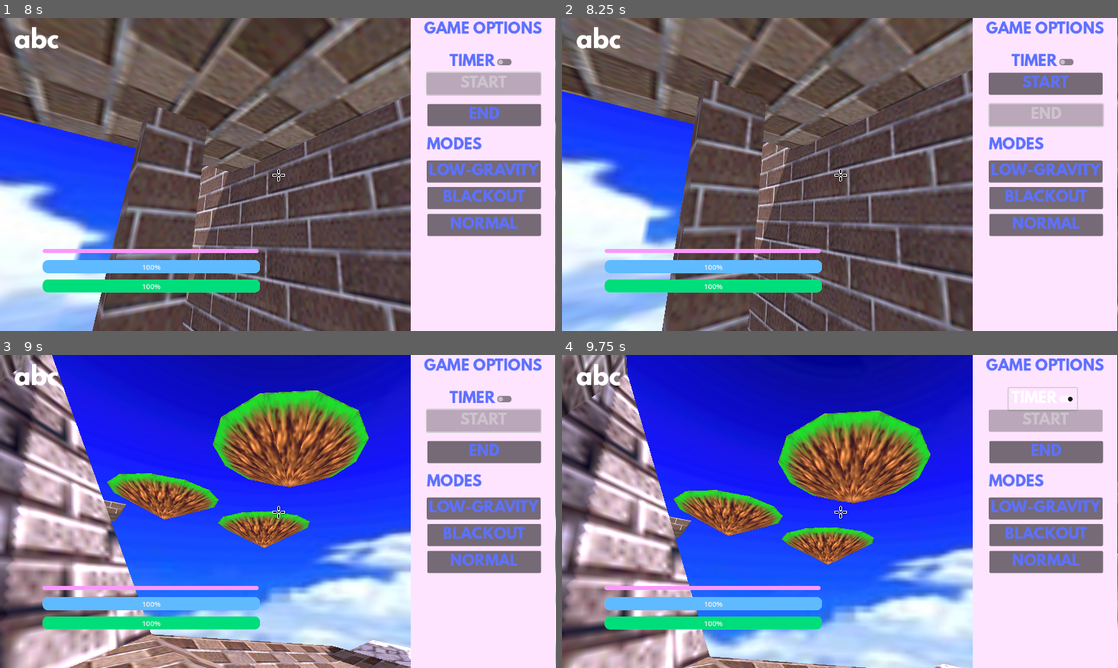
Above: before the commit, frames 1-4 (two rows, left to right).
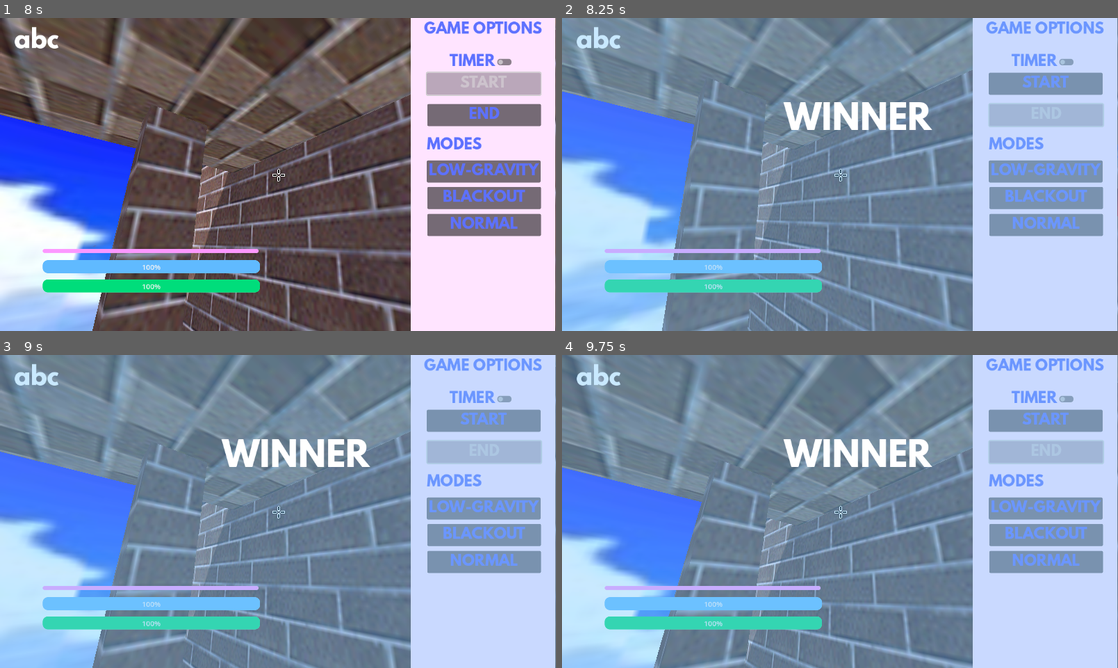
Above: after the commit, the same moments.

Repository: matousposp08/APCompSciGame
Game: Godot game, scene res://MULTIPLAYER STUFF DON'T TOUCH/AP GAME ONLY/scenes/world2.tscn
Two runs of this game, one before a commit and one after it. Both use one fixed random seed, a clock stepped at 60 frames per second and the inputs below.
Inputs (mouse positions are in pixels of both pictures, inside the frame that each line leads up to):
- Up to frame 1 (8 s): click (278, 205) at 0.52 s; type "Alex" at 0.6 s; click (278, 224) at 0.75 s; type "12" at 0.83 s; click "HOST" at 1.25 s; tap Enter (ui_accept) at 2 s; move the mouse to (305, 174) at 2.02 s; press the mouse at (305, 174) at 2.03 s; hold W (move_forward) 2.03-5.75 s; tap Space (move_jump) at 2.27, 3.02, 4.52, 5.27 s; move the mouse to (250, 174) at 2.77 s; release the mouse at (250, 174) at 2.78 s; tap F (build) at 2.85 s; click (250, 174) at 3.05 s; move the mouse to (289, 168) at 3.52 s; press the mouse at (289, 168) at 3.53 s; move the mouse to (272, 180) at 4.27 s; release the mouse at (272, 180) at 4.28 s; tap E (magic) at 4.35 s; click (272, 180) at 4.55 s; move the mouse to (316, 177) at 5.02 s; press the mouse at (316, 177) at 5.03 s; tap Q (melee) at 5.1 s; tap Backspace (options) at 5.65 s; release the mouse at (316, 177) at 5.75 s; click "NORMAL" at 5.75 s; click "NORMAL" at 6.5 s; click "START" at 7.25 s
- Up to frame 2 (8.25 s): click "END" at 8 s
- Up to frame 3 (9 s): click "START" at 8.75 s
- Up to frame 4 (9.75 s): click "TIMER" at 9.5 s

Frame 1 is identical in both runs. In frame 2, 95% of the frame differs, in the area x 0-100%, y 0-100%; in frame 3, 98%; in frame 4, 98%.

Commit message:
ui: work on timer

Diff:
--- a/MULTIPLAYER STUFF DON'T TOUCH/AP GAME ONLY/scenes/world2.tscn
+++ b/MULTIPLAYER STUFF DON'T TOUCH/AP GAME ONLY/scenes/world2.tscn
@@ -36,15 +36,12 @@
 properties/2/path = NodePath("Label:text")
 properties/2/spawn = true
 properties/2/replication_mode = 2
-
-[sub_resource type="LabelSettings" id="LabelSettings_4q7kv"]
-font = ExtResource("3_ik7bt")
-font_size = 50
+properties/3/path = NodePath("Timer:wait_time")
+properties/3/spawn = true
+properties/3/replication_mode = 1
 
 [node name="world2" type="Node"]
 script = ExtResource("1_x87ln")
-
-[node name="PMenu" parent="." instance=ExtResource("3_buys0")]
 
 [node name="CanvasLayer" type="CanvasLayer" parent="."]
 
@@ -147,21 +144,20 @@
 [node name="Whomps_Fortress" parent="." instance=ExtResource("6_eyog1")]
 transform = Transform3D(2, 0, 0, 0, 2, 0, 0, 0, 2, 0, -4.32739, 16.4185)
 
-[node name="Label" type="Label" parent="."]
-offset_left = 377.0
-offset_top = -309.0
-offset_right = 534.0
-offset_bottom = -246.0
-theme_override_fonts/font = ExtResource("3_ik7bt")
-theme_override_font_sizes/font_size = 50
-text = "abcde"
-label_settings = SubResource("LabelSettings_4q7kv")
-
 [node name="Timer" type="Timer" parent="."]
 one_shot = true
 
 [node name="results" parent="." instance=ExtResource("8_ua884")]
 visible = false
 
+[node name="PMenu" parent="." instance=ExtResource("3_buys0")]
+
+[node name="Label" type="Label" parent="."]
+offset_right = 40.0
+offset_bottom = 23.0
+theme_override_fonts/font = ExtResource("3_ik7bt")
+theme_override_font_sizes/font_size = 50
+
 [connection signal="pressed" from="CanvasLayer/MainMenu/MarginContainer/VBoxContainer/HostButton" to="." method="_on_host_button_pressed"]
 [connection signal="pressed" from="CanvasLayer/MainMenu/MarginContainer/VBoxContainer/JoinButton" to="." method="_on_join_button_pressed"]
+[connection signal="timeout" from="Timer" to="." method="_on_timer_timeout"]
--- a/MULTIPLAYER STUFF DON'T TOUCH/AP GAME ONLY/scripts/world2.gd
+++ b/MULTIPLAYER STUFF DON'T TOUCH/AP GAME ONLY/scripts/world2.gd
@@ -6,6 +6,7 @@
 var ps = 1
 var areas = {}
 var game = false
+var end = false
 var pause = false
 var grav =  9.8
 
@@ -29,7 +30,7 @@
 	game = true
 	if timer:
 		time = true
-		$Timer.wait_time = 120
+		$Timer.wait_time = 10
 		$Timer.start()
 	if mode == 0:
 		grav = 9.8
@@ -41,6 +42,7 @@
 		get_node(x).start()
 
 func game_end():
+	end = true
 	$results.visible = true
 	$results/AudioStreamPlayer.play()
 
@@ -145,3 +147,7 @@
 		"UPNP Port Mapping Failed! Error %s" % map_result)
 
 	print("Success! Join Address: %s" % upnp.query_external_address())
+
+
+func _on_timer_timeout():
+	game_end()
--- a/scenes/game_options.gd
+++ b/scenes/game_options.gd
@@ -39,6 +39,7 @@
 func _on_button_5_pressed():
 	if game:
 		get_parent().get_parent().game = false
+		get_parent().get_parent().game_end()
 
 func _on_check_button_toggled(toggled_on):
 	timer = toggled_on
--- a/scenes/player/player.gd
+++ b/scenes/player/player.gd
@@ -138,13 +138,14 @@
 				mode += 1
 	if Input.is_action_just_pressed("melee"):
 		magic = false
-	handle_movement_input(delta)
-	handle_controller_camera_movement()
-	update_camera(delta)
-	hit()
-	fireball()
-	lightning()
-	ice()
+	if not(get_parent().end):
+		handle_movement_input(delta)
+		handle_controller_camera_movement()
+		update_camera(delta)
+		hit()
+		fireball()
+		lightning()
+		ice()
 	#build()
 	if Input.is_action_pressed("move_forward"):
 		if not isMoving:
@@ -173,10 +174,10 @@
 
 func _physics_process(delta: float) -> void:
 	if not is_multiplayer_authority(): return
-
-	apply_gravity(delta)
-	handle_jump()
-	move_character(delta)
+	if not(get_parent().end):
+		apply_gravity(delta)
+		handle_jump()
+		move_character(delta)
 
 func _input(event: InputEvent) -> void:
 	if not is_multiplayer_authority(): return
--- a/stuff/scripts/fireball.gd
+++ b/stuff/scripts/fireball.gd
@@ -16,7 +16,7 @@
 func _process(delta):
 	x -= 1
 	position += transform.basis * Vector3(0,0,-SPEED) * delta
-	if x < 470:
+	if x < 478:
 		$Area3D/CollisionShape3D.disabled = false
 	if x < 0:
 		queue_free()
Not shown: 1 places in MULTIPLAYER STUFF DON'T TOUCH/AP GAME ONLY/scenes/world2.tscn that only renumber resources
